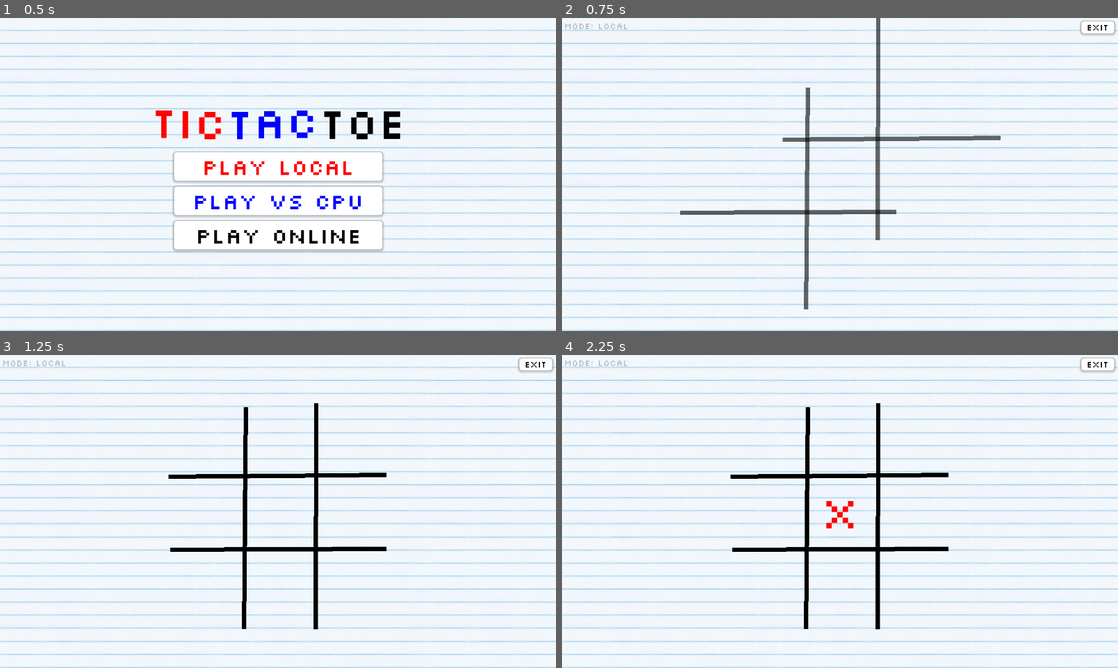
Above: before the commit, frames 1-4 (two rows, left to right).
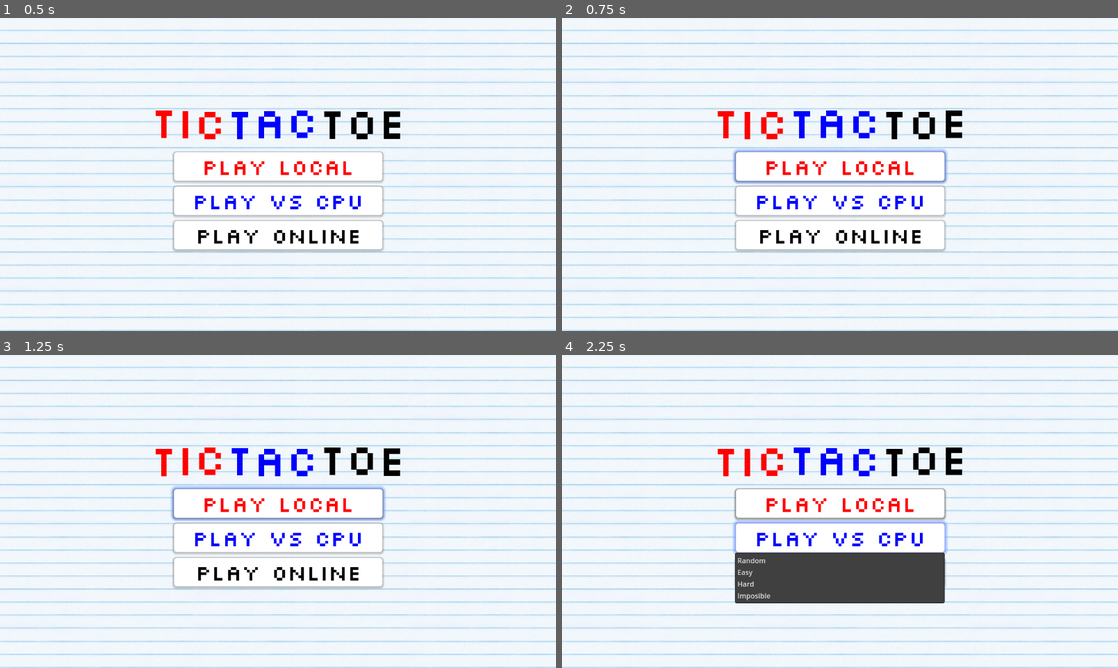
Above: after the commit, the same moments.

Repository: Neo-Ciber94/godot_tic_tac_toe
Game: Godot game, scene res://ui/main_menu.tscn
Two runs of this game, one before a commit and one after it. Both use one fixed random seed, a clock stepped at 60 frames per second and the inputs below.
Inputs (mouse positions are in pixels of both pictures, inside the frame that each line leads up to):
- Up to frame 1 (0.5 s): no input
- Up to frame 2 (0.75 s): click "Play Local" at 0.5 s
- Up to frame 3 (1.25 s): no input
- Up to frame 4 (2.25 s): click (840, 502) at 1.25 s, where only the run after the commit has a clickable "Play Local"; click (840, 536) at 2 s, where only the run after the commit has a clickable "Play vs CPU"

Frame 1 is identical in both runs. In frame 2, 8.0% of the frame differs, in the area x 0-100%, y 0-94%; in frame 3, 8.0%; in frame 4, 12%, in the area x 0-100%, y 0-88%.
Error after the commit: Parse Error: Could not find type "Mode" under base "Game". (res://ui/main_menu.gd:21)

Commit message:
Update game mode label

Diff:
--- a/core/local_game.gd
+++ b/core/local_game.gd
@@ -13,6 +13,7 @@
 
 @onready var _board: Board = $Board;
 @onready var _game_over_message: ResultMessage = $ResultMessage;
+@onready var _game_mode_label: GameModeLabel = $GameModeLabel;
 
 @export var mode: LocalGameMode = LocalGameMode.LOCAL;
 @export var difficulty: CpuPlayer.Difficulty = CpuPlayer.Difficulty.RANDOM;
@@ -28,6 +29,7 @@
 	start_game()
 
 func start_game():
+	_game_mode_label.update_text(mode as Constants.GameMode, difficulty);
 	_setup_players();
 	_start_match()
 
@@ -135,7 +137,6 @@
 					print("_assign: ", { _my_player = _my_player, players = players })
 					return;
 
-
 func _on_switch_player(player: Player, value: String):
 	if player is HumanPlayer:
 		_my_player = value;
--- a/core/local_game.tscn
+++ b/core/local_game.tscn
@@ -1,13 +1,15 @@
-[gd_scene load_steps=5 format=3 uid="uid://blnwih8qbvbnw"]
+[gd_scene load_steps=6 format=3 uid="uid://blnwih8qbvbnw"]
 
 [ext_resource type="Script" uid="uid://bsrhd21ecpa5c" path="res://core/local_game.gd" id="1_6ppru"]
 [ext_resource type="PackedScene" uid="uid://dhig53gq04o6f" path="res://ui/bg.tscn" id="2_dwi3w"]
 [ext_resource type="PackedScene" uid="uid://bsnfsnusy3s2j" path="res://ui/board/board.tscn" id="3_qnt06"]
 [ext_resource type="PackedScene" uid="uid://c5x01dexo3f2f" path="res://ui/result_message.tscn" id="4_qnt06"]
+[ext_resource type="PackedScene" uid="uid://bxxdx3ieo2oag" path="res://ui/game_mode_label.tscn" id="5_jx47x"]
 
 [node name="LocalGame" type="Node"]
 script = ExtResource("1_6ppru")
 mode = 1
+difficulty = null
 
 [node name="Background" parent="." instance=ExtResource("2_dwi3w")]
 
@@ -15,3 +17,5 @@
 
 [node name="ResultMessage" parent="." instance=ExtResource("4_qnt06")]
 visible = false
+
+[node name="GameModeLabel" parent="." instance=ExtResource("5_jx47x")]
--- /dev/null
+++ b/scripts/constants.gd
@@ -0,0 +1,10 @@
+class_name Constants;
+extends RefCounted;
+
+const EMPTY = " ";
+
+enum GameMode {
+	LOCAL,
+	CPU,
+	ONLINE
+}
--- a/ui/game.gd
+++ b/ui/game.gd
@@ -7,12 +7,6 @@
 @onready var game_mode_label: Label = $GameMode;
 @onready var lobby = $MultiplayerLobby;
 
-enum Mode {
-	LOCAL,
-	CPU,
-	ONLINE
-}
-
 enum Visibility {
 	VISIBLE,
 	HIDDEN
@@ -104,13 +98,13 @@
 		return;
 
 	match _mode:
-		Mode.LOCAL:
+		Constants.GameMode.LOCAL:
 			print("start vs local")
 			_current_player = MARK_X;
 			_my_player = _current_player;
 			_players[MARK_X] = HumanPlayer.new(board)
 			_players[MARK_O] = HumanPlayer.new(board)
-		Mode.CPU:
+		Constants.GameMode.CPU:
 			print("start vs cpu")
 			const turn_players: Array[String] = [MARK_X, MARK_O]
 			_current_player =  turn_players.pick_random()
@@ -118,7 +112,7 @@
 
 			_players[MARK_X] = HumanPlayer.new(board)
 			_players[MARK_O] = CpuPlayer.new(MARK_O, _difficulty)
-		Mode.ONLINE:
+		Constants.GameMode.ONLINE:
 			print("start vs online")
 			_my_peer_id = _start_server_or_connect();
 			print("waiting for players...")
@@ -229,7 +223,7 @@
 	# Wait to click for restart
 	await result_message.on_click;
 
-	if _mode == Mode.ONLINE:
+	if _mode == Constants.GameMode.ONLINE:
 		_on_start_online_game.rpc()
 	else:
 		start_game()
@@ -275,7 +269,7 @@
 func switch_player():
 	_current_player = Game.get_opponent(_current_player)
 
-	if _mode == Mode.LOCAL:
+	if _mode == Constants.GameMode.LOCAL:
 		_my_player = _current_player;
 
 func _go_to_main_menu():
@@ -292,9 +286,9 @@
 
 func _get_game_mode_text():
 	match _mode:
-		Mode.LOCAL:
+		Constants.GameMode.LOCAL:
 			return "Mode: Local"
-		Mode.CPU:
+		Constants.GameMode.CPU:
 			var difficulty = (
 				"Easy" if _difficulty == CpuPlayer.Difficulty.RANDOM
 				else "Easy" if _difficulty == CpuPlayer.Difficulty.EASY
@@ -304,7 +298,7 @@
 			)
 
 			return "Mode: CPU (%s)" % difficulty;
-		Mode.ONLINE:
+		Constants.GameMode.ONLINE:
 			return "Mode: Online"
 
 func get_peer_ids() -> Array[int]:
--- a/ui/game.tscn
+++ b/ui/game.tscn
@@ -8,8 +8,9 @@
 [ext_resource type="StyleBox" uid="uid://u2kfkut6slb0" path="res://art/styles/button_normal.tres" id="6_a5lqr"]
 [ext_resource type="StyleBox" uid="uid://c0vg1hr1pgc2r" path="res://art/styles/button_disabled.tres" id="7_mcrrr"]
 [ext_resource type="StyleBox" uid="uid://inq4sf0eei6u" path="res://art/styles/button_hover.tres" id="8_jqqnv"]
+[ext_resource type="PackedScene" uid="uid://bxxdx3ieo2oag" path="res://ui/game_mode_label.tscn" id="9_2a488"]
 [ext_resource type="PackedScene" uid="uid://dps2mir7ylw1d" path="res://ui/screen_scaler.tscn" id="9_oxbaa"]
-[ext_resource type="PackedScene" uid="uid://00niqossu4ex" path="res://scripts/server_indicator.tscn" id="10_1p5xv"]
+[ext_resource type="PackedScene" uid="uid://00niqossu4ex" path="res://ui/server_indicator.tscn" id="10_1p5xv"]
 [ext_resource type="PackedScene" uid="uid://dht4r1mgp3w5t" path="res://ui/multiplayer_lobby.tscn" id="11_ombk5"]
 
 [node name="Game" type="Control"]
@@ -63,16 +64,12 @@
 theme_override_styles/normal = ExtResource("6_a5lqr")
 text = "Exit"
 
-[node name="GameMode" type="Label" parent="."]
+[node name="GameMode" parent="." instance=ExtResource("9_2a488")]
 layout_mode = 0
-offset_left = 5.0
-offset_top = 5.0
-offset_right = 153.0
-offset_bottom = 31.0
-theme_override_colors/font_color = Color(0, 0, 0, 0.239216)
-theme_override_fonts/font = ExtResource("5_vc4ud")
-theme_override_font_sizes/font_size = 20
-text = "Mode: Local"
+offset_left = 0.0
+offset_top = 0.0
+offset_right = 148.0
+offset_bottom = 26.0
 
 [node name="ScreenScaler" parent="." instance=ExtResource("9_oxbaa")]
 
--- a/ui/game_config.gd
+++ b/ui/game_config.gd
@@ -2,6 +2,6 @@
 
 class_name GameConfig;
 
-static var game_mode: Game.Mode = Game.Mode.LOCAL;
+static var game_mode: Constants.GameMode = Constants.GameMode.LOCAL;
 static var difficulty: CpuPlayer.Difficulty = CpuPlayer.Difficulty.RANDOM;
 static var is_server = OS.get_cmdline_args().has("--server");
--- /dev/null
+++ b/ui/game_mode_label.gd
@@ -0,0 +1,22 @@
+class_name GameModeLabel;
+extends Label
+
+func update_text(mode: Constants.GameMode, difficulty: CpuPlayer.Difficulty = CpuPlayer.Difficulty.RANDOM):
+	text = _get_text_for_mode(mode, difficulty)
+
+func _get_text_for_mode(mode: Constants.GameMode, difficulty: CpuPlayer.Difficulty = CpuPlayer.Difficulty.RANDOM):
+	match mode:
+		Constants.GameMode.LOCAL:
+			return "Mode: Local"
+		Constants.GameMode.CPU:
+			var difficulty_text = (
+				"Easy" if difficulty == CpuPlayer.Difficulty.RANDOM
+				else "Easy" if difficulty == CpuPlayer.Difficulty.EASY
+				else "Hard" if difficulty == CpuPlayer.Difficulty.HARD
+				else "Impossible" if difficulty == CpuPlayer.Difficulty.IMPOSSIBLE
+				else "" # unreachable
+			)
+
+			return "Mode: CPU (%s)" % difficulty_text;
+		Constants.GameMode.ONLINE:
+			return "Mode: Online"
--- /dev/null
+++ b/ui/game_mode_label.tscn
@@ -0,0 +1,15 @@
+[gd_scene load_steps=3 format=3 uid="uid://bxxdx3ieo2oag"]
+
+[ext_resource type="FontFile" uid="uid://dy04l2c31hyma" path="res://art/fonts/Silkscreen-Regular.ttf" id="1_s7bxt"]
+[ext_resource type="Script" uid="uid://u6wg3qqxhppt" path="res://ui/game_mode_label.gd" id="2_08tk1"]
+
+[node name="GameModeLabel" type="Label"]
+offset_left = 5.0
+offset_top = 5.0
+offset_right = 153.0
+offset_bottom = 31.0
+theme_override_colors/font_color = Color(0, 0, 0, 0.239216)
+theme_override_fonts/font = ExtResource("1_s7bxt")
+theme_override_font_sizes/font_size = 20
+text = "Mode: Local"
+script = ExtResource("2_08tk1")
--- a/ui/main_menu.tscn
+++ b/ui/main_menu.tscn
@@ -7,7 +7,7 @@
 [ext_resource type="StyleBox" uid="uid://c0vg1hr1pgc2r" path="res://art/styles/button_disabled.tres" id="4_kh21q"]
 [ext_resource type="StyleBox" uid="uid://inq4sf0eei6u" path="res://art/styles/button_hover.tres" id="5_48hjw"]
 [ext_resource type="PackedScene" uid="uid://dps2mir7ylw1d" path="res://ui/screen_scaler.tscn" id="7_hsxsj"]
-[ext_resource type="PackedScene" uid="uid://00niqossu4ex" path="res://scripts/server_indicator.tscn" id="8_afilx"]
+[ext_resource type="PackedScene" uid="uid://00niqossu4ex" path="res://ui/server_indicator.tscn" id="8_afilx"]
 
 [node name="MainMenu" type="Control"]
 layout_mode = 3
Not shown, added: scripts/constants.gd.uid
Not shown: 1 places in ui/game.tscn that only renumber resources
Not shown, added: ui/game_mode_label.gd.uid
Renamed: scripts/server_indicator.tscn -> ui/server_indicator.tscn
